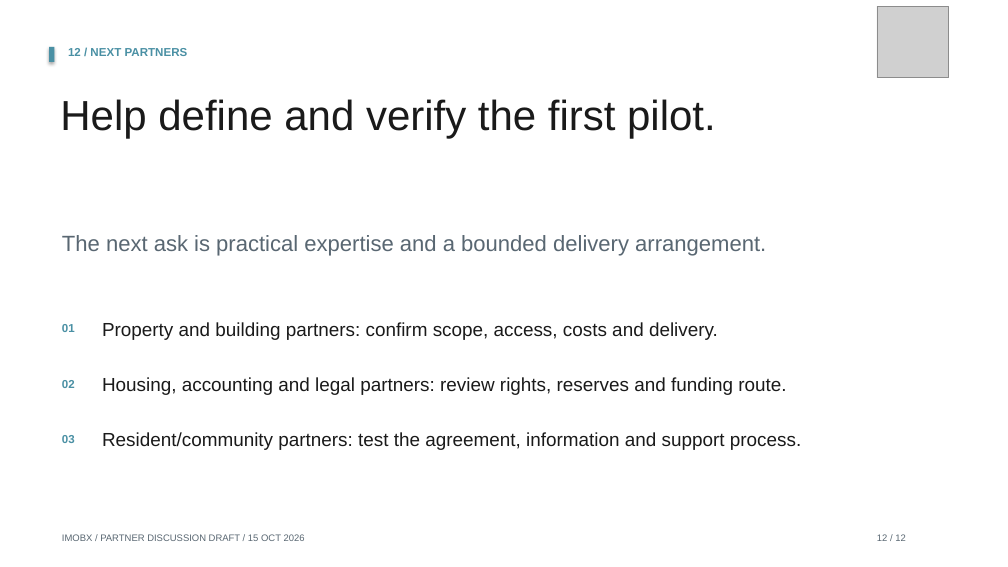
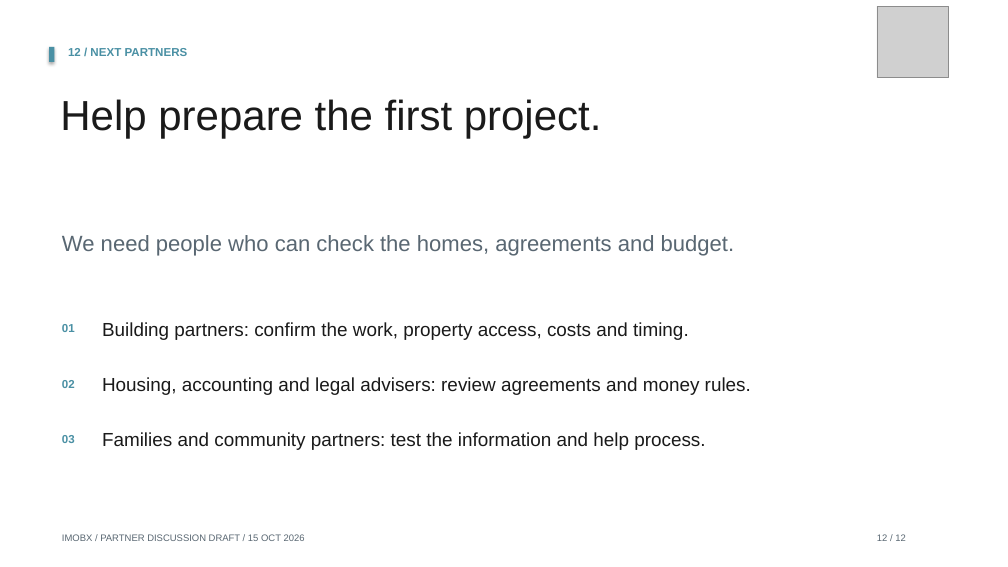
Before and after one commit to Siah-kin/imobx-website, a slide deck: slide 12 of pitchdeck.pptx. Drawn at 1008x567 pixels with LibreOffice and Linux fonts; fonts in the diff are those of the drawing; grey boxes stand for pictures. Boxes give left, top, right and bottom in pixels: in the first picture for what was removed or moved away, otherwise in the second. Text is boxed around its words. In the diff, an @@ line names an element or a change of style, - is before the commit and + after.

Commit message:
Explain the housing and DAO model in everyday language

```diff
--- a/pitchdeck.pptx
+++ b/pitchdeck.pptx
@@ text at box(60, 99, 602, 138): text changed @@
-Help define and verify the first pilot.
+Help prepare the first project.
@@ text at box(62, 235, 735, 256): text changed @@
-The next ask is practical expertise and a bounded delivery arrangement.
+We need people who can check the homes, agreements and budget.
@@ text at box(102, 322, 689, 340): text changed @@
-Property and building partners: confirm scope, access, costs and delivery.
+Building partners: confirm the work, property access, costs and timing.
@@ text at box(102, 377, 751, 395): text changed @@
-Housing, accounting and legal partners: review rights, reserves and funding route.
+Housing, accounting and legal advisers: review agreements and money rules.
@@ text at box(102, 432, 705, 450): text changed @@
-Resident/community partners: test the agreement, information and support process.
+Families and community partners: test the information and help process.
```
Also in this commit, not shown: 11 other slides changed, 26 other files.
